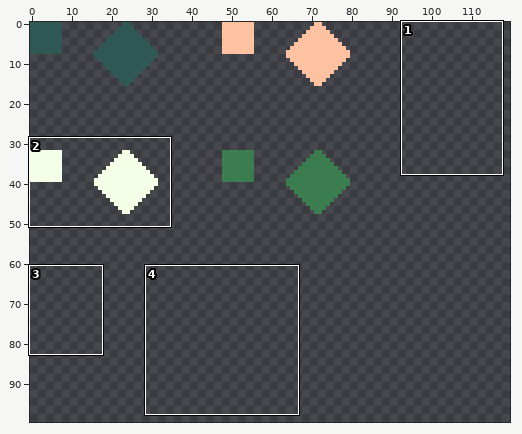
Pixel-art file -- Assets/Raw Assets/TileSet.aseprite. Above: a wide view before the commit, with the close-up outlined.
Close-up. Before:
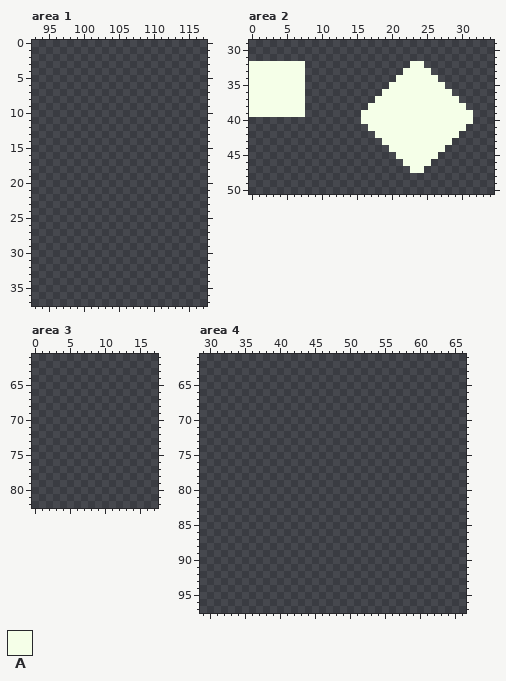
256x256 pixels, 1 frame. Shown: area 1: x 93..117, y 0..37; area 2: x 0..34, y 29..50; area 3: x 0..17, y 61..82; area 4: x 29..66, y 61..97. The wide view leaves out empty margins.
Palette (. is transparent): A #f5ffe8
Pixels before, area 2, first column x 0:
32 AAAAAAAA...............AA.......
33 AAAAAAAA..............AAAA......
34 AAAAAAAA.............AAAAAA.....
35 AAAAAAAA............AAAAAAAA....
36 AAAAAAAA...........AAAAAAAAAA...
37 AAAAAAAA..........AAAAAAAAAAAA..
38 AAAAAAAA.........AAAAAAAAAAAAAA.
39 AAAAAAAA........AAAAAAAAAAAAAAAA
40 ................AAAAAAAAAAAAAAAA
41 .................AAAAAAAAAAAAAA.
42 ..................AAAAAAAAAAAA..
43 ...................AAAAAAAAAA...
44 ....................AAAAAAAA....
45 .....................AAAAAA.....
46 ......................AAAA......
47 .......................AA.......
The same view after the edit:
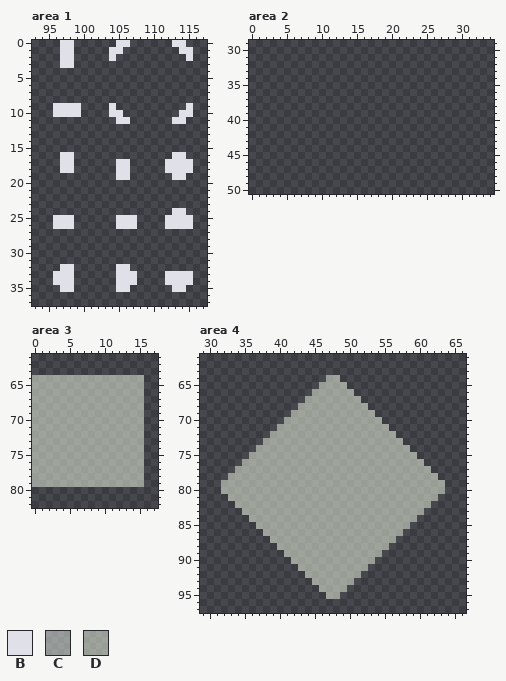
Colours new in this view: B #dfe0e8  C #eaf0e880  D #f5ffe880
From old to new:
layer "Layer 5" added
layer "Layer 1 Copy" opacity 50% added
Area 1, layer "Layer 5":
Colour B is added in row 0 at x 97 to 98, 105 to 106 and 113 to 114; in row 1 at x 97 to 98, 104 to 105 and 114 to 115; in row 2 at x 97 to 98, 104 and 115; in row 3 at x 97 to 98; in row 9 at x 96 to 99, 104 and 115; in row 10 at x 96 to 99, 104 to 105 and 114 to 115.
Colour B is added in row 11 at x 105 to 106 and 113 to 114; in row 16 at x 97 to 98 and 113 to 114; in rows 17 to 18 at x 97 to 98, 105 to 106 and 112 to 115; in row 19 at x 105 to 106 and 113 to 114; in row 24 at x 113 to 114; in rows 25 to 26 at x 96 to 98, 105 to 107 and 112 to 115.
Colour B is added in row 32 at x 97 to 98 and 105 to 106; in rows 33 to 34 at x 96 to 98, 105 to 107 and 112 to 115; in row 35 at x 97 to 98, 105 to 106 and 113 to 114.
Area 2, layer "Layer 1":
Colour A is gone in row 32 at x 0 to 7 and 23 to 24; in row 33 at x 0 to 7 and 22 to 25; in row 34 at x 0 to 7 and 21 to 26; in row 35 at x 0 to 7 and 20 to 27; in row 36 at x 0 to 7 and 19 to 28; in row 37 at x 0 to 7 and 18 to 29.
Colour A is gone in row 38 at x 0 to 7 and 17 to 30; in row 39 at x 0 to 7 and 16 to 31; in row 40 at x 16 to 31; in row 41 at x 17 to 30; in row 42 at x 18 to 29; in row 43 at x 19 to 28.
Colour A is gone in row 44 at x 20 to 27; in row 45 at x 21 to 26; in row 46 at x 22 to 25; in row 47 at x 23 to 24.
Area 3, layer "Layer 1 Copy":
Colour C is added in row 79 at x 0.
Colour D is added in rows 64 to 78 at x 0 to 15; in row 79 at x 1 to 15.
Area 4, layer "Layer 1 Copy":
Colour D is added in row 64 at x 47 to 48; in row 65 at x 46 to 49; in row 66 at x 45 to 50; in row 67 at x 44 to 51; in row 68 at x 43 to 52; in row 69 at x 42 to 53.
Colour D is added in row 70 at x 41 to 54; in row 71 at x 40 to 55; in row 72 at x 39 to 56; in row 73 at x 38 to 57; in row 74 at x 37 to 58; in row 75 at x 36 to 59.
Colour D is added in row 76 at x 35 to 60; in row 77 at x 34 to 61; in row 78 at x 33 to 62; in rows 79 to 80 at x 32 to 63; in row 81 at x 33 to 62; in row 82 at x 34 to 61.
Colour D is added in row 83 at x 35 to 60; in row 84 at x 36 to 59; in row 85 at x 37 to 58; in row 86 at x 38 to 57; in row 87 at x 39 to 56; in row 88 at x 40 to 55.
Colour D is added in row 89 at x 41 to 54; in row 90 at x 42 to 53; in row 91 at x 43 to 52; in row 92 at x 44 to 51; in row 93 at x 45 to 50; in row 94 at x 46 to 49.
Colour D is added in row 95 at x 47 to 48.
